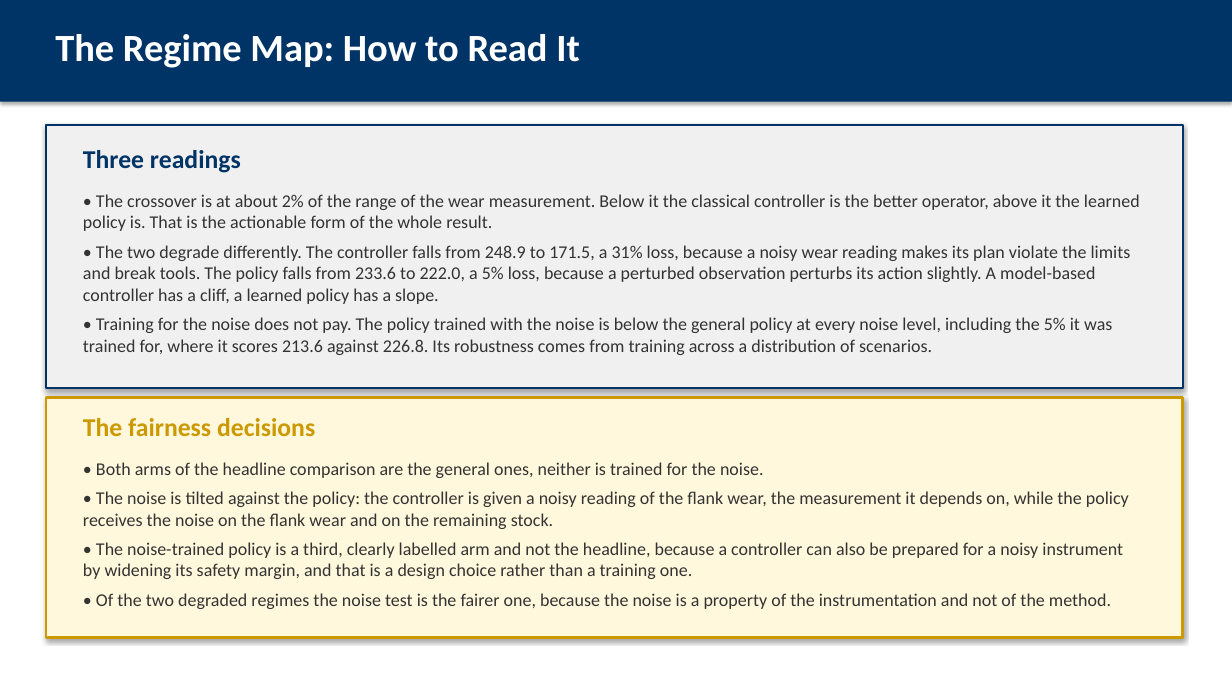
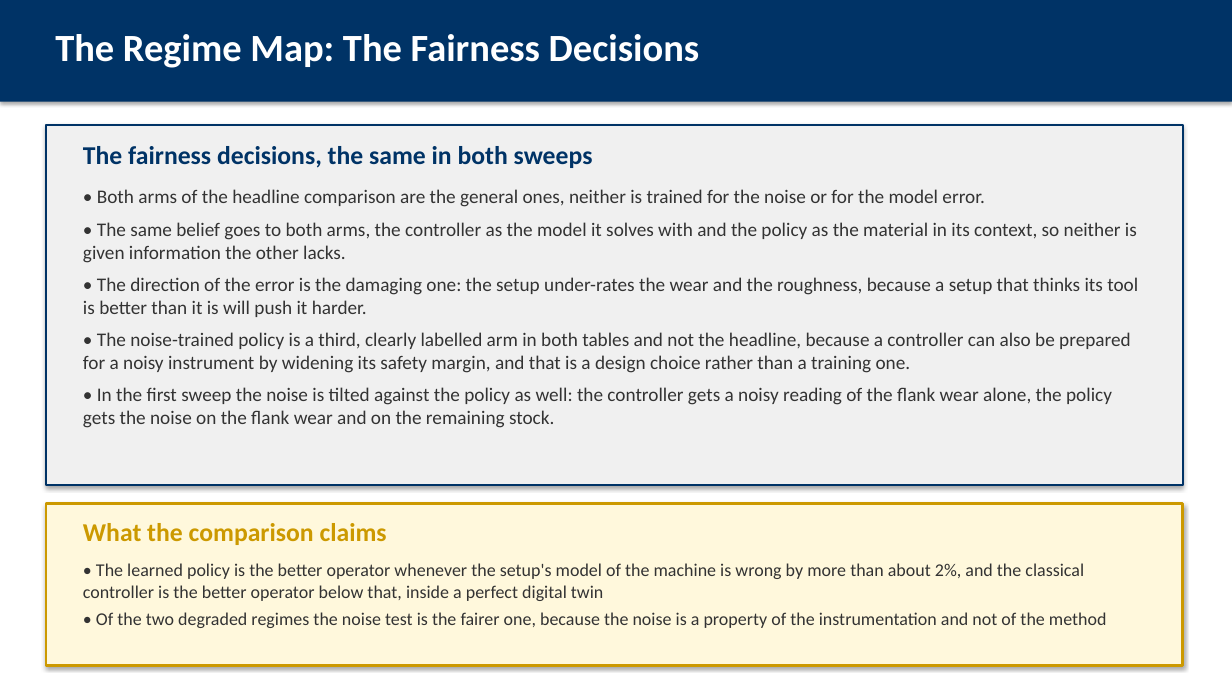
Before and after one commit to AbhinandIITM/AI-in-Mfg, a slide deck: slide 18 of report/presentation.pptx (slide 16 before the commit). Drawn at 1232x693 pixels with LibreOffice and Linux fonts; fonts in the diff are those of the drawing. Boxes give left, top, right and bottom in pixels: in the first picture for what was removed or moved away, otherwise in the second. Text is boxed around its words. In the diff, an @@ line names an element or a change of style, - is before the commit and + after.

Commit message:
docs: the two sweeps are one statement, in every document
The headline is now: the learned policy is the better operator whenever the
setup's model of the machine is wrong by more than about 2%, whether that is
a wear measurement noisier than 2% of its range or a material model
miscalibrated by more than 2%, and the classical controller is better below
that. The policy's own limit, 20% to 25% of model error, is where the belief
leaves the distribution it was trained on, and it is stated everywhere the
boundary is stated, together with the practical lever it implies, the
randomization band of the training.

The report is 40 pages with the two-panel regime map, the deck 35 frames,
the PowerPoint file 30 slides.

```diff
--- a/report/presentation.pptx
+++ b/report/presentation.pptx
@@ text at bbox=[55, 34, 700, 68]: text changed @@
-The Regime Map: How to Read It
+The Regime Map: The Fairness Decisions
@@ rectangle: place and size @@
-rectangle at bbox=[46, 125, 1183, 388]
+rectangle at bbox=[46, 125, 1183, 485]
@@ text at bbox=[83, 146, 593, 168]: text changed @@
-Three readings
+The fairness decisions, the same in both sweeps
@@ text at bbox=[83, 189, 1138, 428]: text changed; size 14 to 15 pt @@
-• The crossover is at about 2% of the range of the wear measurement. Below it the classical controller is the better operator, above it the learned policy is. That is the actionable form of the whole result.
-• The two degrade differently. The controller falls from 248.9 to 171.5, a 31% loss, because a noisy wear reading makes its plan violate the limits and break tools. The policy falls from 233.6 to 222.0, a 5% loss, because a perturbed observation perturbs its action slightly. A model-based controller has a cliff, a learned policy has a slope.
-• Training for the noise does not pay. The policy trained with the noise is below the general policy at every noise level, including the 5% it was trained for, where it scores 213.6 against 226.8. Its robustness comes from training across a distribution of scenarios.
+• Both arms of the headline comparison are the general ones, neither is trained for the noise or for the model error.
+• The same belief goes to both arms, the controller as the model it solves with and the policy as the material in its context, so neither is given information the other lacks.
+• The direction of the error is the damaging one: the setup under-rates the wear and the roughness, because a setup that thinks its tool is better than it is will push it harder.
+• The noise-trained policy is a third, clearly labelled arm in both tables and not the headline, because a controller can also be prepared for a noisy instrument by widening its safety margin, and that is a design choice rather than a training one.
+• In the first sweep the noise is tilted against the policy as well: the controller gets a noisy reading of the flank wear alone, the policy gets the noise on the flank wear and on the remaining stock.
@@ rectangle: place and size @@
-rectangle at bbox=[46, 397, 1183, 638]
+rectangle at bbox=[46, 504, 1183, 665]
@@ text at bbox=[83, 523, 387, 545]: text changed @@
-The fairness decisions
+What the comparison claims
@@ text at bbox=[83, 563, 1107, 628]: text changed @@
-• Both arms of the headline comparison are the general ones, neither is trained for the noise.
-• The noise is tilted against the policy: the controller is given a noisy reading of the flank wear, the measurement it depends on, while the policy receives the noise on the flank wear and on the remaining stock.
-• The noise-trained policy is a third, clearly labelled arm and not the headline, because a controller can also be prepared for a noisy instrument by widening its safety margin, and that is a design choice rather than a training one.
-• Of the two degraded regimes the noise test is the fairer one, because the noise is a property of the instrumentation and not of the method.
+• The learned policy is the better operator whenever the setup's model of the machine is wrong by more than about 2%, and the classical controller is the better operator below that, inside a perfect digital twin
+• Of the two degraded regimes the noise test is the fairer one, because the noise is a property of the instrumentation and not of the method
```
Also in this commit, not shown: 6 other slides changed, 2 slides added, 9 other files.
